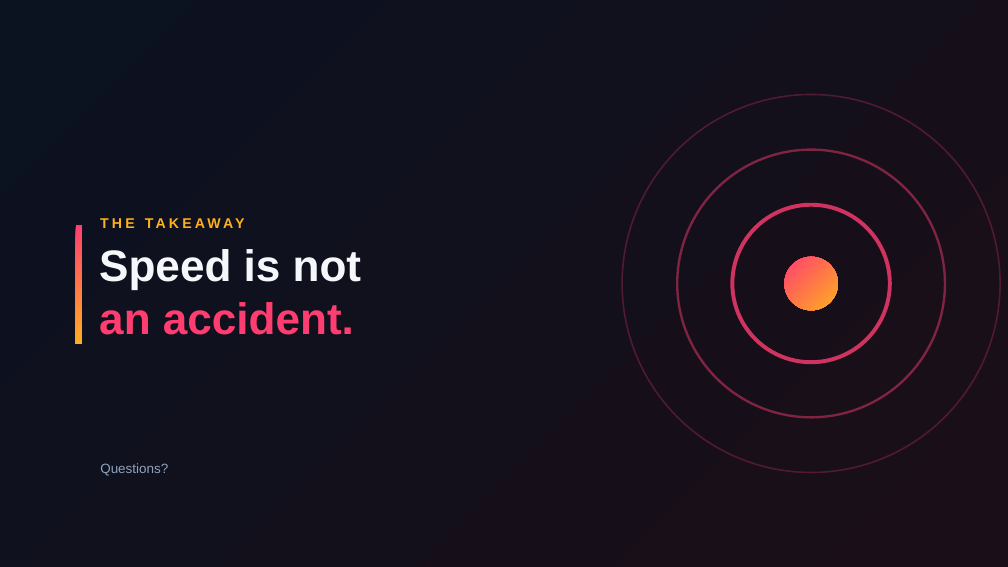
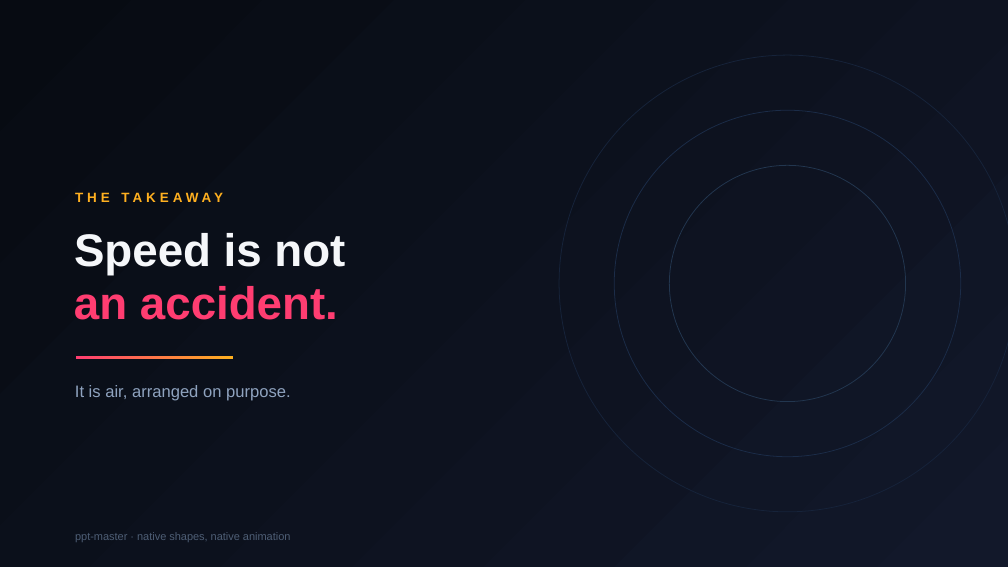
Before and after one commit to Kimfandogh7/Repo, a slide deck: slide 5 of edu-agent/artifacts/f1deck/f1deck.pptx (slide 3 before the commit). Drawn at 1008x567 pixels with LibreOffice and Linux fonts; fonts in the diff are those of the drawing. Boxes give left, top, right and bottom in pixels: in the first picture for what was removed or moved away, otherwise in the second. Text is boxed around its words. In the diff, an @@ line names an element or a change of style, - is before the commit and + after.

```diff
--- a/edu-agent/artifacts/f1deck/f1deck.pptx
+++ b/edu-agent/artifacts/f1deck/f1deck.pptx
@@ background gradient #0B1220 to #1A0E18 to gradient #070B12 to #12182A @@
@@ ellipse: place and size @@
-ellipse at (733, 205, 890, 362)
+ellipse at (560, 55, 1008, 512)
@@ ellipse at (560, 55, 1008, 512): outline #FFB020 3.75 pt to #16233A 0.75 pt @@
@@ ellipse: place and size @@
-ellipse at (622, 95, 1000, 473)
+ellipse at (614, 110, 960, 457)
@@ ellipse at (614, 110, 960, 457): outline #FFB020 1.5 pt to #1B2C48 0.75 pt @@
@@ ellipse: place and size @@
-ellipse at (678, 150, 945, 417)
+ellipse at (669, 166, 905, 402)
@@ ellipse at (669, 166, 905, 402): outline #FFB020 2.25 pt to #22364F 0.75 pt @@
@@ text "THE TAKEAWAY": place and size @@
-text "THE TAKEAWAY" at (101, 215, 268, 237)
+text "THE TAKEAWAY" at (75, 189, 246, 209)
@@ text "THE TAKEAWAY" at (75, 189, 246, 209): size 13.5 to 12.8 pt, letter spacing 3 to 3.8 pt @@
@@ text "Speed is not": place and size @@
-text "Speed is not" at (99, 249, 362, 289)
+text "Speed is not" at (74, 233, 345, 275)
@@ text "Speed is not" at (74, 233, 345, 275): size 42 to 43.5 pt @@
@@ rectangle removed at (76, 225, 82, 343) @@
@@ ellipse removed at (785, 257, 839, 311) @@
@@ text "an accident." at (74, 286, 338, 320): size 42 to 43.5 pt @@
@@ text "an accident.": place and size @@
-text "an accident." at (99, 302, 354, 335)
+text "an accident." at (74, 286, 338, 320)
@@ rectangle added at (76, 356, 233, 359), fill gradient #FF3D71 to #FFB020 @@
@@ text added at (75, 385, 291, 401), 15.8 pt, text #8FA3BF @@
+It is air, arranged on purpose.
@@ text removed at (100, 463, 168, 476) @@
-Questions?
@@ text added at (75, 532, 290, 542), 10.5 pt, text #4E5E75 @@
+ppt-master · native shapes, native animation
```
Also in this commit, not shown: 1 other slide changed, 3 slides added, 2 slides removed, 9 other files.
